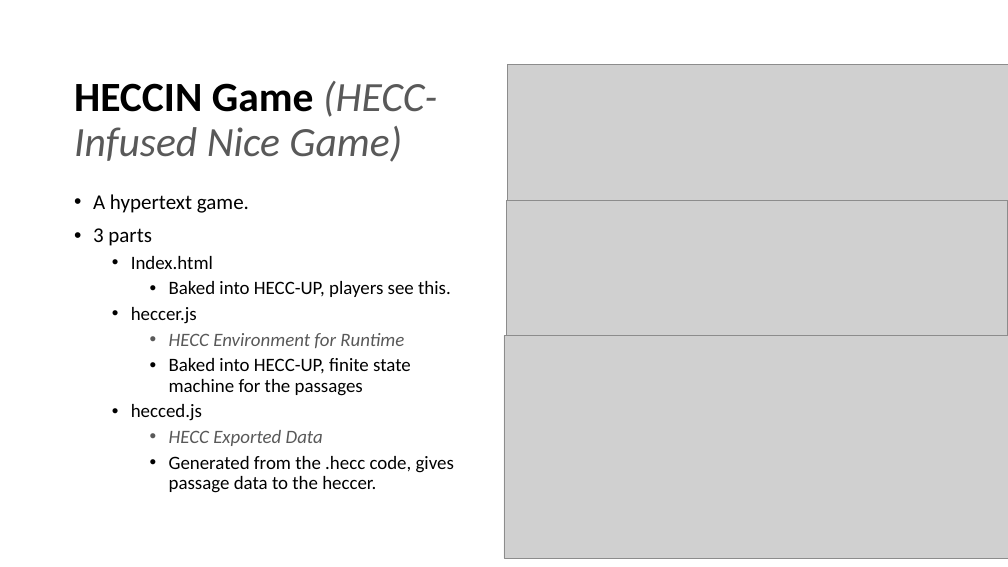
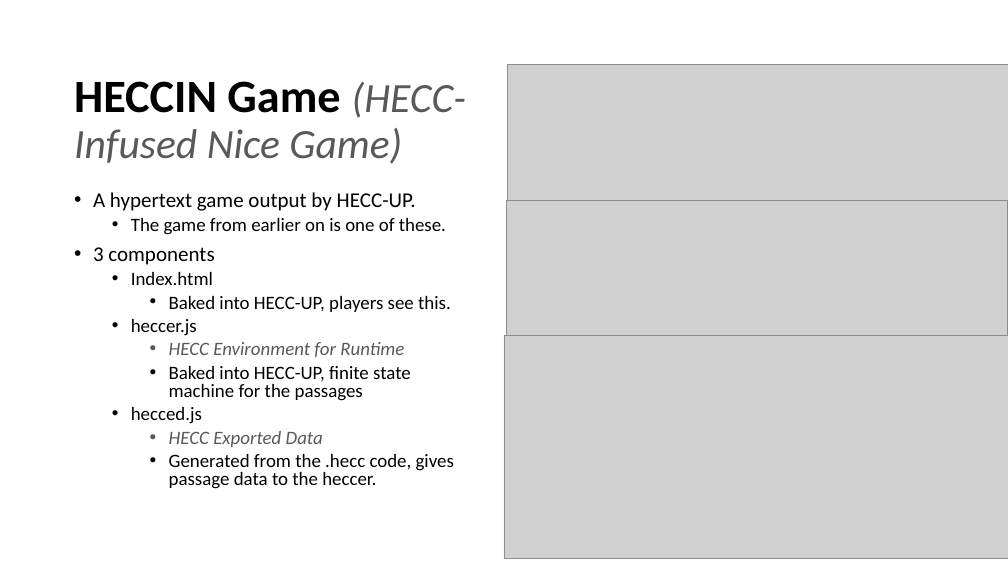
Before and after one commit to 11BelowStudio/HECC-IT, a slide deck: slide 11 of Reports n such/Week 11 Presentation.pptx (slide 9 before the commit). Drawn at 1008x567 pixels with LibreOffice and Linux fonts; fonts in the diff are those of the drawing; grey boxes stand for pictures; background and template pictures are left out. Boxes give left, top, right and bottom in pixels: in the first picture for what was removed or moved away, otherwise in the second. Text is boxed around its words. In the diff, an @@ line names an element or a change of style, - is before the commit and + after.

```diff
--- a/Reports n such/Week 11 Presentation.pptx
+++ b/Reports n such/Week 11 Presentation.pptx
@@ title "HECCIN Game (HECC-Infused Nice Game)" at bbox=[74, 81, 466, 164]: size 39.6 to 44.1 pt in "HECCIN Game" @@
@@ text at bbox=[93, 192, 446, 265]: text changed @@
-• A hypertext game.
-• 3 parts
+• A hypertext game output by HECC-UP.
+  • The game from earlier on is one of these.
+• 3 components
@@ text at bbox=[131, 272, 454, 489]: line spacing 0.9 to 0.8 @@
```
Also in this commit, not shown: 9 other slides changed, 8 slides added, 1 slide removed, 2 other files.
